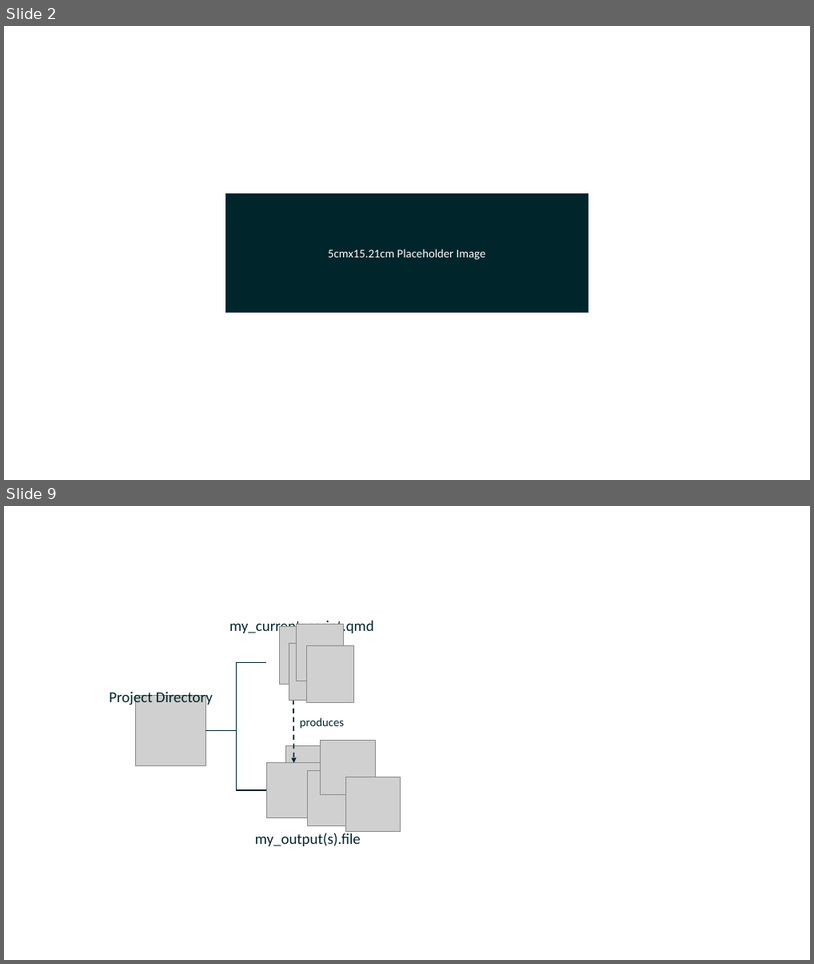
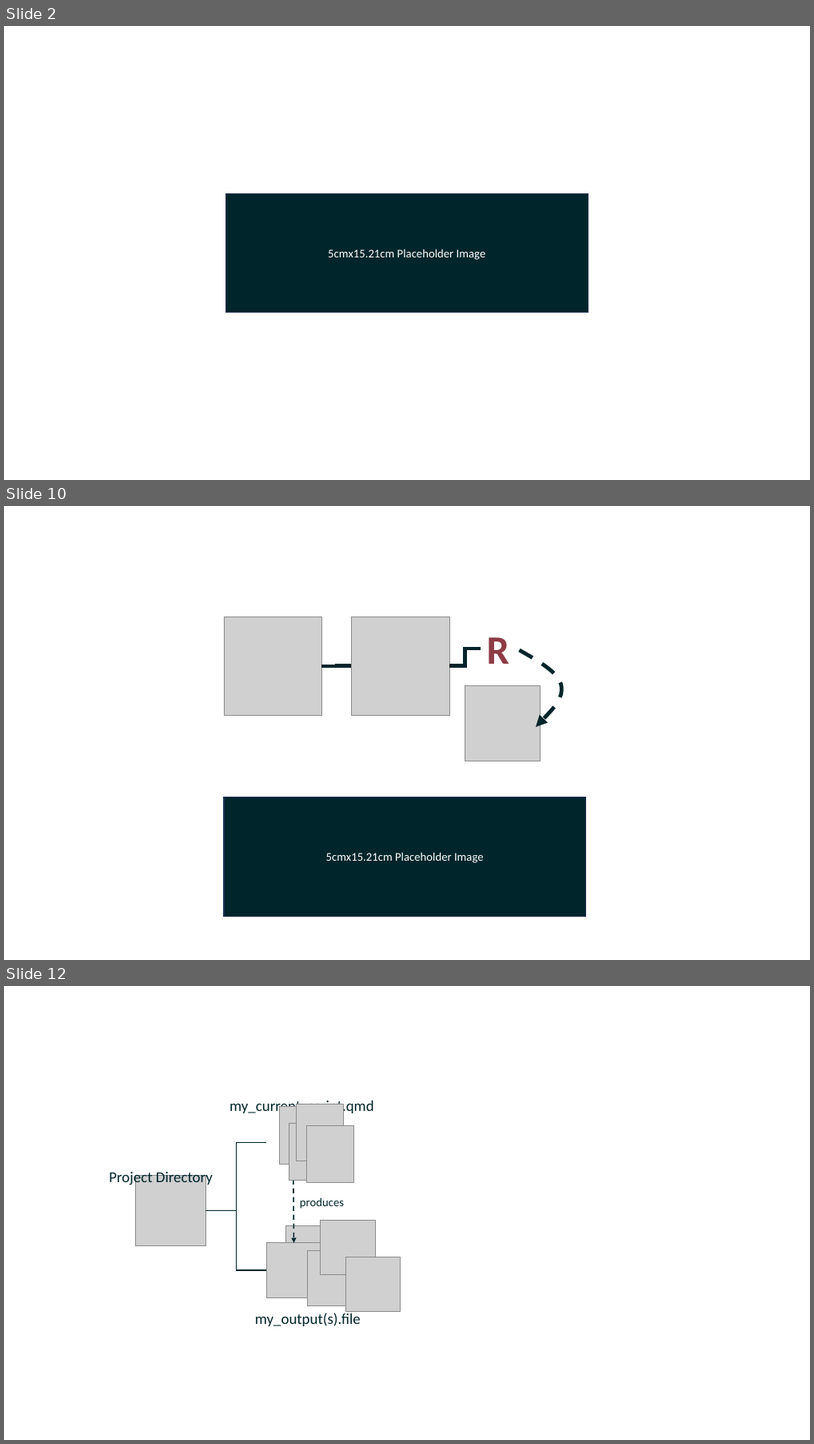
Before and after one commit to add-am/website, a slide deck: images/listing_images.pptx. Shown one above the other, each under a label of ours: slides 2 and 9 before the commit, slides 2, 10 and 12 after it; the slides between them are not shown. The pictures are 814x964 and 814x1444 pixels, drawn with LibreOffice and Linux fonts; fonts in the diff are those of the drawing; grey boxes stand for pictures. Boxes give left, top, right and bottom in pixels: in the first picture for what was removed or moved away, otherwise in the second. Text is boxed around its words. In the diff, an @@ line names an element or a change of style, - is before the commit and + after.

Commit message:
Update blog imagery

```diff
--- a/images/listing_images.pptx
+++ b/images/listing_images.pptx
@@ slide 10 added at <box>4,506,810,960</box>, background #FFFFFF @@
@@ group added at <box>224,617,562,761</box>: 3 pictures, 2 elbow lines, 1 text, 1 freeform shape @@
+R
@@ rectangle added at <box>224,797,586,916</box>, fill #00252A, outline #1E3256 1 pt, 14 pt, text #FFFFFF @@
+5cmx15.21cm Placeholder Image
@@ what was slide 9 is now slide 12 @@
```
Also in this commit, not shown: 5 slides changed, 3 other slides added, 2 slides removed, 11 other files.
